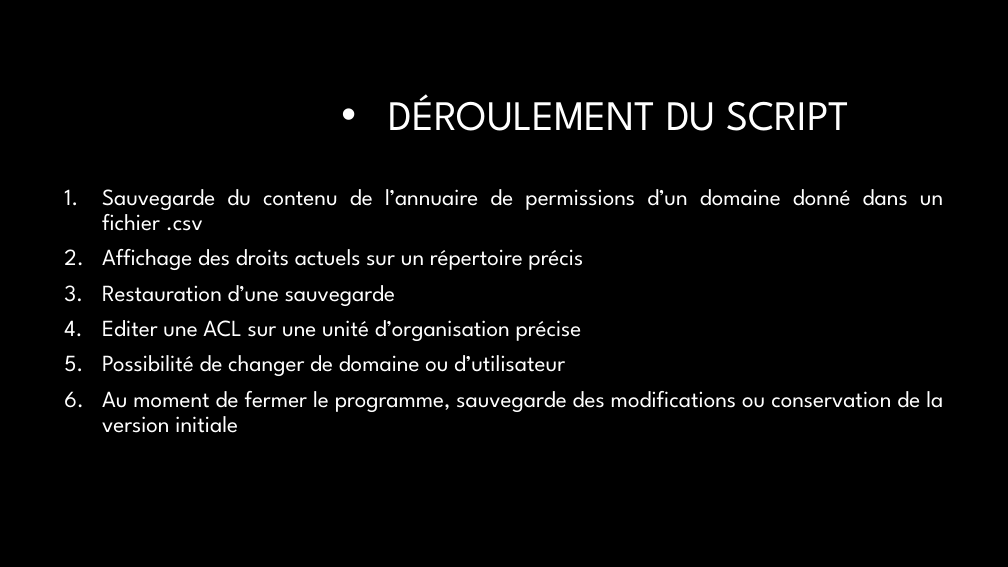
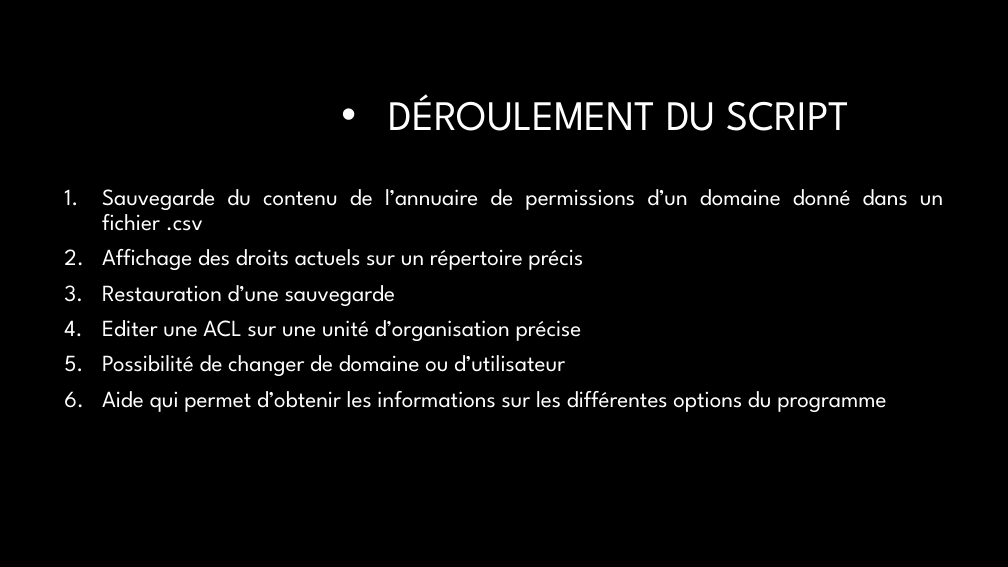
Before and after one commit to FernandezBenjamin/Admin-Windows-Server, a slide deck: slide 4 of ppt_final.pptx. Drawn at 1008x567 pixels with LibreOffice and Linux fonts; fonts in the diff are those of the drawing; background and template pictures are left out. Boxes give left, top, right and bottom in pixels: in the first picture for what was removed or moved away, otherwise in the second. Text is boxed around its words. In the diff, an @@ line names an element or a change of style, - is before the commit and + after.

Commit message:
ppt

```diff
--- a/ppt_final.pptx
+++ b/ppt_final.pptx
@@ text at box(102, 391, 886, 412): text changed @@
-6. Au moment de fermer le programme, sauvegarde des modifications ou conservation de la version initiale
+6. Aide qui permet d’obtenir les informations sur les différentes options du programme
```
Also in this commit, not shown: 1 other slide changed.
